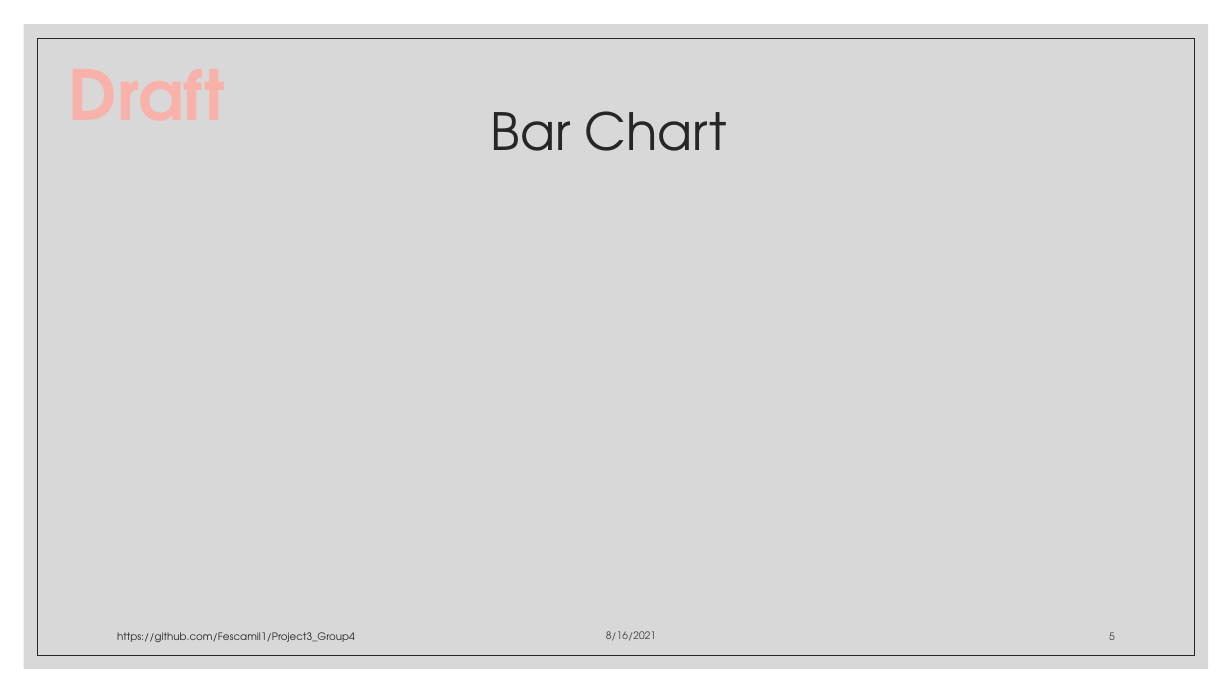
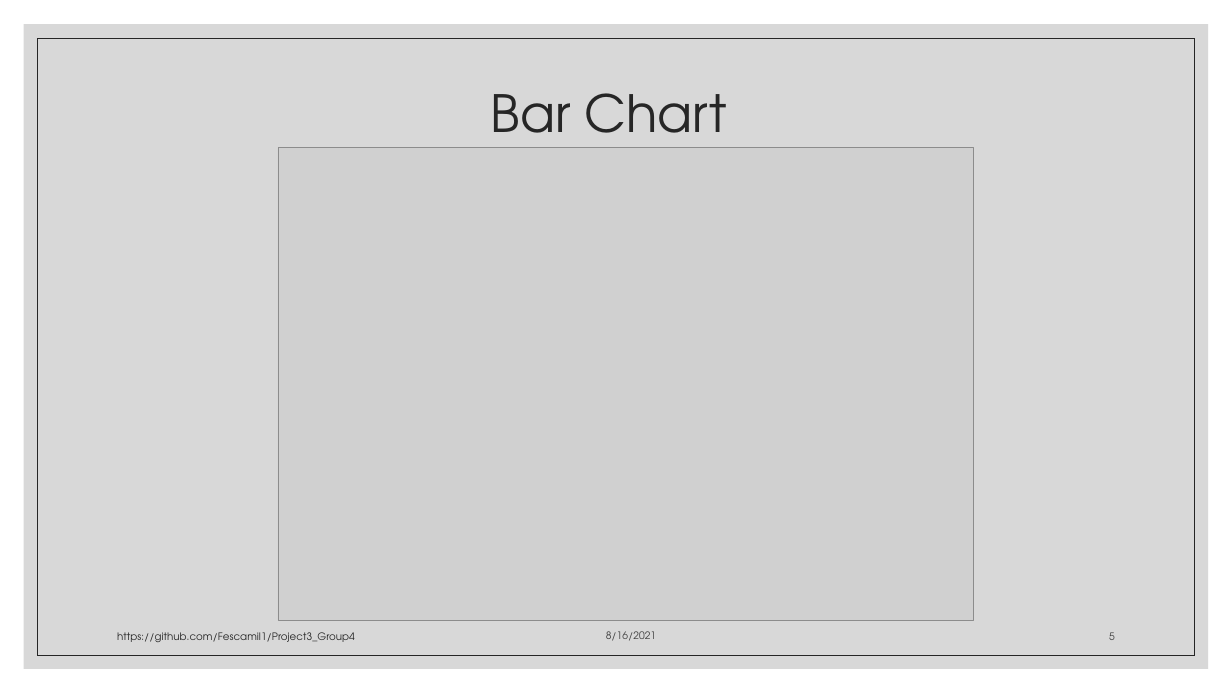
Before and after one commit to Fescamil1/Project3_Group4, a slide deck: slide 5 of Presentation.pptx. Drawn at 1232x693 pixels with LibreOffice and Linux fonts; fonts in the diff are those of the drawing; grey boxes stand for pictures. Boxes give left, top, right and bottom in pixels: in the first picture for what was removed or moved away, otherwise in the second. Text is boxed around its words. In the diff, an @@ line names an element or a change of style, - is before the commit and + after.

```diff
--- a/Presentation.pptx
+++ b/Presentation.pptx
@@ title "Bar Chart" rewrapped from (491,111,727,151) to (491,93,727,148) @@
@@ text removed at (69,69,225,121) @@
-Draft
@@ picture added at (278,148,974,621) @@
```
Also in this commit, not shown: 5 other slides changed, 2 slides added.
